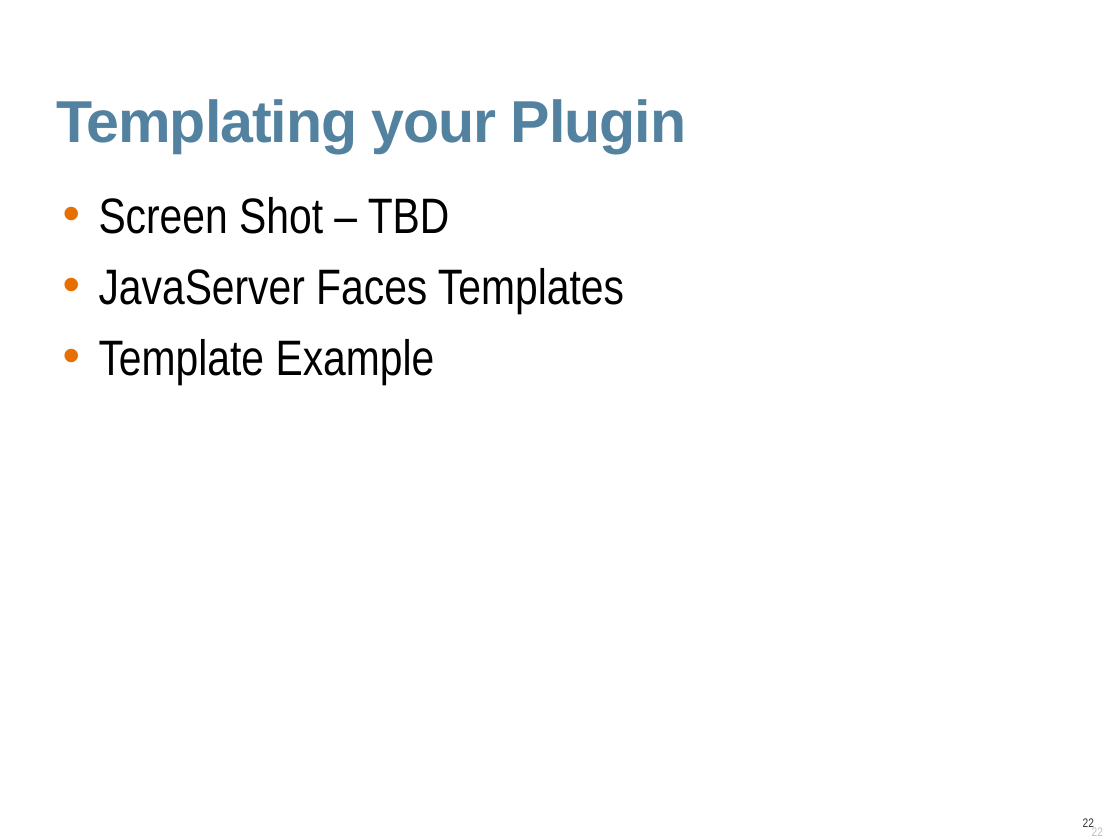
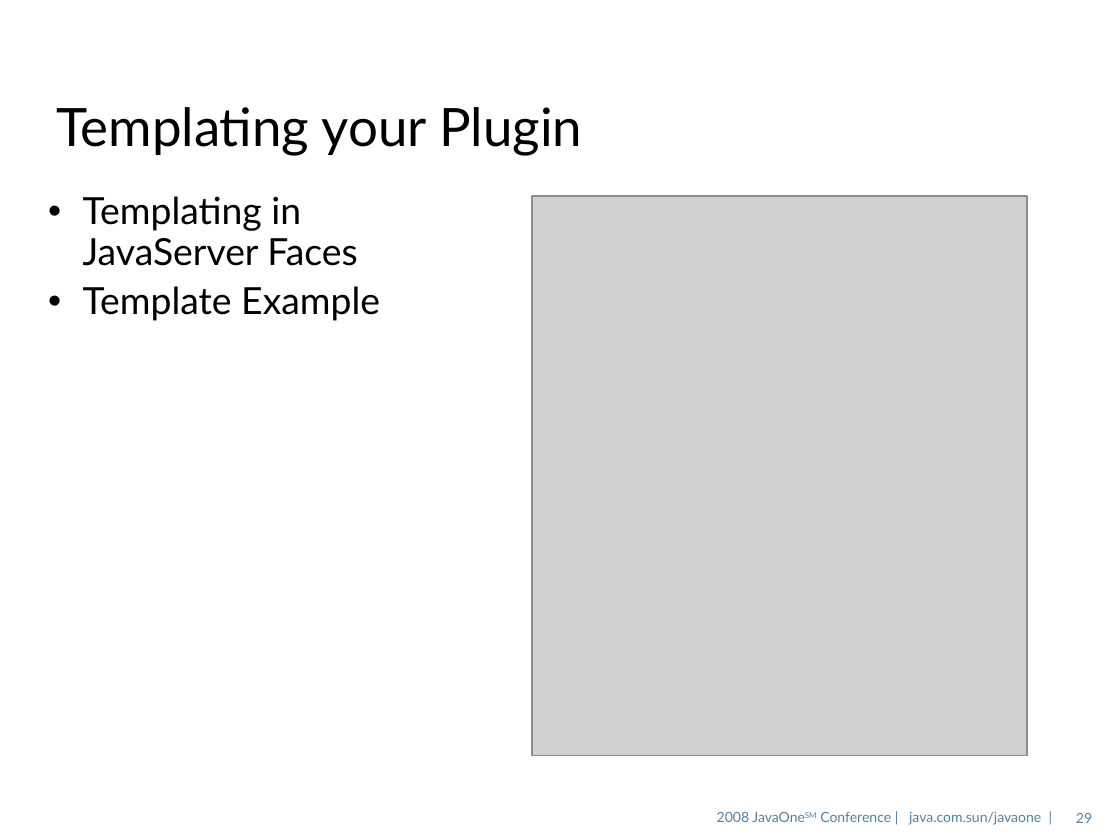
Before and after one commit to javaee/glassfish, a slide deck: slide 29 of v3/admingui/j1plugin/gfplugin/4520_gfplugin.odp (slide 22 before the commit). Drawn at 1120x840 pixels with LibreOffice and Linux fonts; fonts in the diff are those of the drawing; grey boxes stand for pictures; background and template pictures are left out. Boxes give left, top, right and bottom in pixels: in the first picture for what was removed or moved away, otherwise in the second. Text is boxed around its words. In the diff, an @@ line names an element or a change of style, - is before the commit and + after.

```diff
--- a/v3/admingui/j1plugin/gfplugin/4520_gfplugin.odp
+++ b/v3/admingui/j1plugin/gfplugin/4520_gfplugin.odp
@@ title "Templating your Plugin" at (x1=56, y1=107, x2=582, y2=156): size 38 to 34 pt, font Arial to Lato, text colour #5382A1 to #000000, letter spacing -0.7 to 0 pt, bold off; line spacing 0.9 to 0.85; vertical alignment top to middle @@
@@ text at (x1=83, y1=196, x2=357, y2=266): text changed; size 32 to 24 pt; font Arial Narrow to Lato @@
-• Screen Shot – TBD
-• JavaServer Faces Templates
+• Templating in
+  JavaServer Faces
@@ picture added at (x1=532, y1=196, x2=1027, y2=756) @@
@@ text at (x1=83, y1=286, x2=380, y2=321): size 32 to 24 pt, font Arial Narrow to Lato in "Template Example"; indent changed; line spacing 0.85 to 0.9; less space between paragraphs @@
@@ text added at (x1=717, y1=812, x2=1041, y2=825), 9 pt, text #5382A1 @@
+2008 JavaOneSM Conference | java.com.sun/javaone |
@@ page number added at (x1=1076, y1=813, x2=1092, y2=823), 9 pt, text #5483A1 @@
+29
@@ page number removed at (x1=1083, y1=818, x2=1094, y2=827) @@
-22
```
Also in this commit, not shown: 27 other slides changed, 10 slides added, 1 slide removed.
